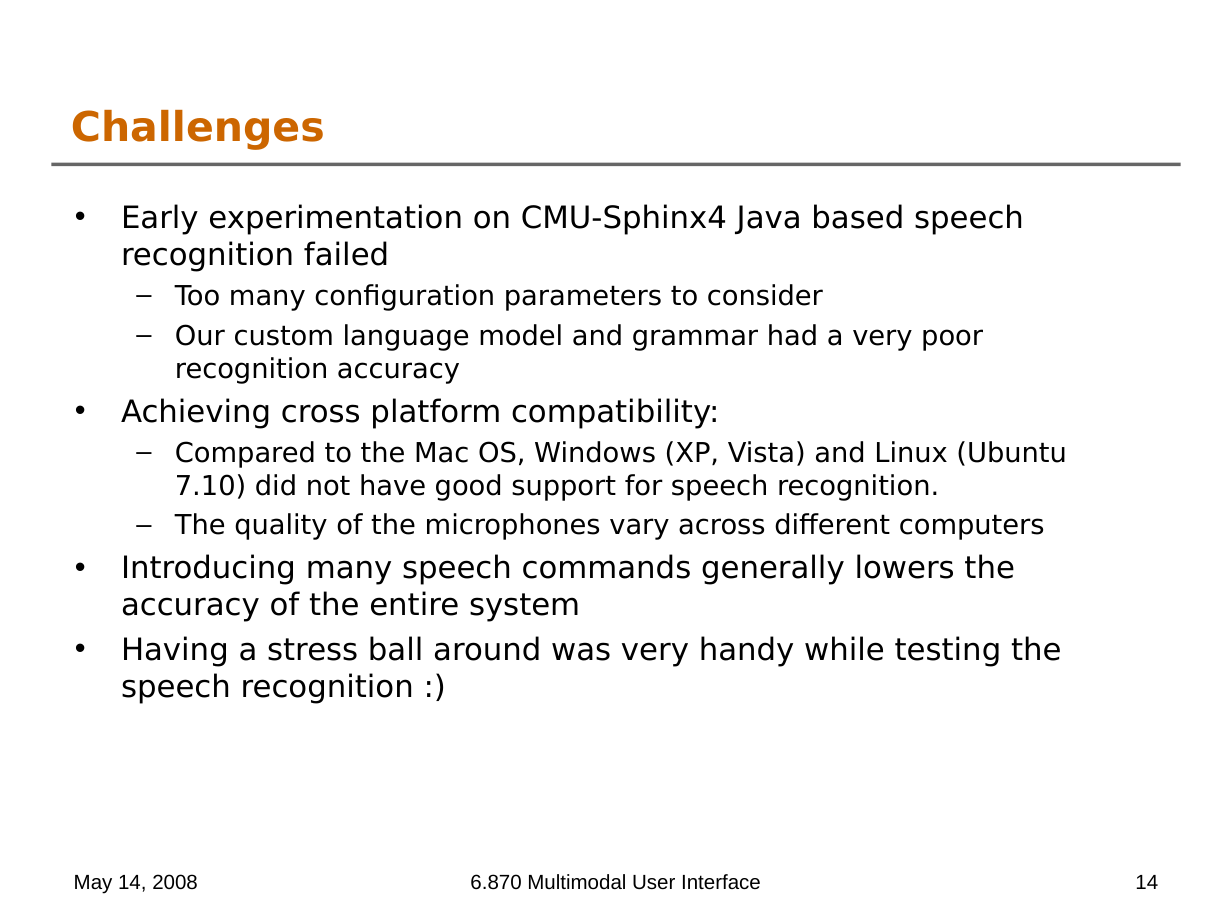
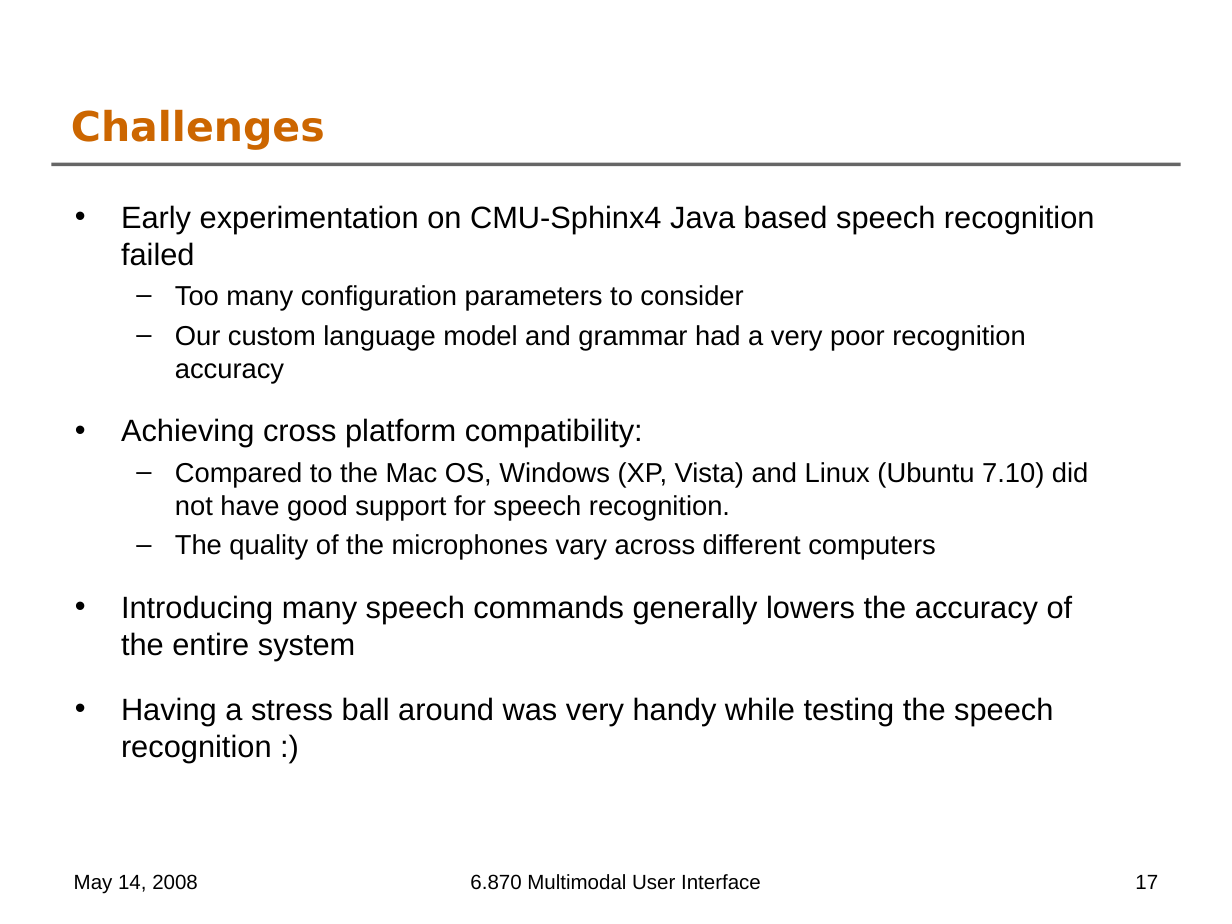
Before and after one commit to oshanis/webnnel, a slide deck: slide 17 of docs/6.870 Final Project Presentation.ppt (slide 14 before the commit). Drawn at 1232x924 pixels with LibreOffice and Linux fonts; fonts in the diff are those of the drawing; background and template pictures are left out. Boxes give left, top, right and bottom in pixels: in the first picture for what was removed or moved away, otherwise in the second. Text is boxed around its words. In the diff, an @@ line names an element or a change of style, - is before the commit and + after.

```diff
--- a/docs/6.870 Final Project Presentation.ppt
+++ b/docs/6.870 Final Project Presentation.ppt
@@ text "Early experimentation on CMU-Sphinx4 Java ..." at (121, 205, 1095, 762): font DejaVu Sans to Arial @@
@@ page number at (1135, 875, 1158, 889): text changed @@
-14
+17
```
Also in this commit, not shown: 9 other slides changed, 3 slides added.
